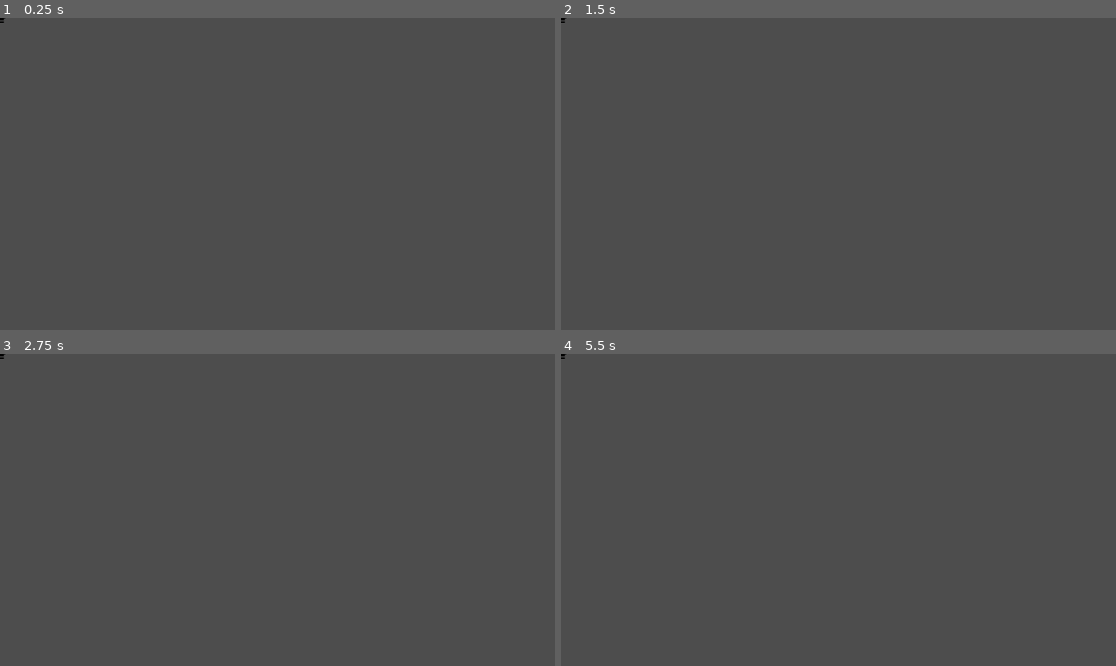
Above: before the commit, frames 1-4 (two rows, left to right).
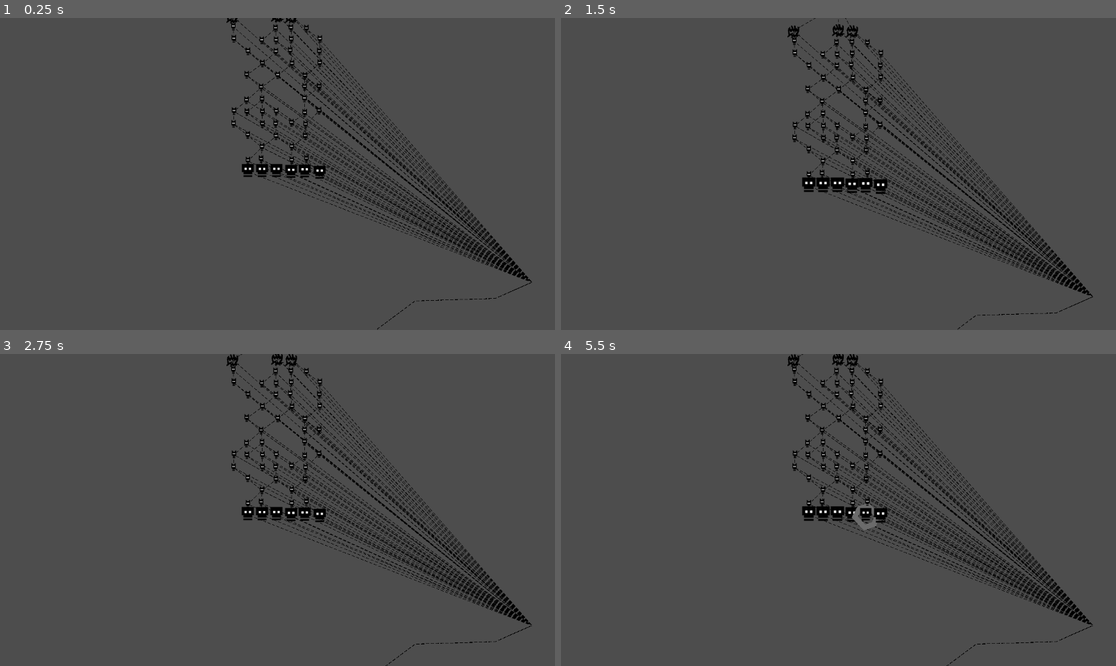
Above: after the commit, the same moments.

Repository: Ron-Sungcang/GameJam2026
Game: Godot game, scene res://scenes/maps/map.tscn
Two runs of this game, one before a commit and one after it. Both use one fixed random seed, a clock stepped at 60 frames per second and the inputs below. Before the commit the project starts from res://scenes/maps/icon_room.tscn.
Inputs (mouse positions are in pixels of both pictures, inside the frame that each line leads up to):
- Up to frame 1 (0.25 s): no input
- Up to frame 2 (1.5 s): move the mouse to (960, 158) at 0.52 s; hold Mouse wheel down (scroll_down, bound only after the commit) 0.53-1.28 s; click (960, 158) at 0.67 s; tap Mouse wheel up (scroll_up, bound only after the commit) at 0.8, 1.35 s; move the mouse to (727, 189) at 1.27 s; click (727, 189) at 1.42 s
- Up to frame 3 (2.75 s): tap Mouse wheel down (scroll_down, bound only after the commit) at 1.55 s; move the mouse to (333, 441) at 2.02 s; hold Mouse wheel down (scroll_down, bound only after the commit) from 2.03 s (still down); click (333, 441) at 2.17 s; tap Mouse wheel up (scroll_up, bound only after the commit) at 2.3 s
- Up to frame 4 (5.5 s): move the mouse to (810, 572) at 2.77 s; release Mouse wheel down (scroll_down, bound only after the commit) at 2.78 s; tap Mouse wheel up (scroll_up, bound only after the commit) at 2.85, 3.8, 4.35, 5.3 s; click (810, 572) at 2.92 s; tap Mouse wheel down (scroll_down, bound only after the commit) at 3.05, 4.55 s; move the mouse to (1005, 556) at 3.52 s; hold Mouse wheel down (scroll_down, bound only after the commit) 3.53-4.28 s; click (1005, 556) at 3.67 s; move the mouse to (672, 463) at 4.27 s; click (672, 463) at 4.42 s; move the mouse to (866, 510) at 5.02 s; hold Mouse wheel down (scroll_down, bound only after the commit) from 5.03 s (still down); click (866, 510) at 5.17 s

The runs differ from the first frame. In frame 1, 4.9% of the frame differs, in the area x 0-96%, y 0-100%; in frame 2, 5.1%; in frame 3, 5.0%; in frame 4, 5.1%.

Commit message:
map being made now, still have to debug visuals

Diff:
--- a/project.godot
+++ b/project.godot
@@ -11,10 +11,23 @@
 [application]
 
 config/name="gamejam"
-run/main_scene="uid://bbkxxsmjnpyji"
+run/main_scene="uid://dtea6if57xmmg"
 config/features=PackedStringArray("4.5", "Forward Plus")
 config/icon="res://assets/icon.svg"
 
 [dotnet]
 
 project/assembly_name="gamejam"
+
+[input]
+
+scroll_up={
+"deadzone": 0.2,
+"events": [Object(InputEventMouseButton,"resource_local_to_scene":false,"resource_name":"","device":-1,"window_id":0,"alt_pressed":false,"shift_pressed":false,"ctrl_pressed":false,"meta_pressed":false,"button_mask":0,"position":Vector2(0, 0),"global_position":Vector2(0, 0),"factor":1.0,"button_index":4,"canceled":false,"pressed":false,"double_click":false,"script":null)
+]
+}
+scroll_down={
+"deadzone": 0.2,
+"events": [Object(InputEventMouseButton,"resource_local_to_scene":false,"resource_name":"","device":-1,"window_id":0,"alt_pressed":false,"shift_pressed":false,"ctrl_pressed":false,"meta_pressed":false,"button_mask":0,"position":Vector2(0, 0),"global_position":Vector2(0, 0),"factor":1.0,"button_index":5,"canceled":false,"pressed":false,"double_click":false,"script":null)
+]
+}
--- a/scenes/map_icons.tscn
+++ /dev/null
@@ -1,11 +0,0 @@
-[gd_scene load_steps=3 format=3 uid="uid://dtea6if57xmmg"]
-
-[ext_resource type="PackedScene" uid="uid://bbkxxsmjnpyji" path="res://scenes/maps/icon_room.tscn" id="2_6ohjk"]
-[ext_resource type="Script" uid="uid://b1ect4mmlen32" path="res://scripts/map/map_generator.gd" id="3_t6y1e"]
-
-[node name="map_icons" type="Node2D"]
-
-[node name="mapGenerator" type="Node2D" parent="."]
-script = ExtResource("3_t6y1e")
-
-[node name="IconRoom" parent="." instance=ExtResource("2_6ohjk")]
--- a/scenes/maps/MapIcon.gd
+++ /dev/null
@@ -1,11 +0,0 @@
-extends Node2D
-
-
-# Called when the node enters the scene tree for the first time.
-func _ready() -> void:
-	pass # Replace with function body.
-
-
-# Called every frame. 'delta' is the elapsed time since the previous frame.
-func _process(delta: float) -> void:
-	pass
--- /dev/null
+++ b/scenes/maps/icon_connector.tscn
@@ -0,0 +1,9 @@
+[gd_scene load_steps=2 format=3 uid="uid://hr5lnx7sydr7"]
+
+[ext_resource type="Texture2D" uid="uid://c8g4lhhqhlv1o" path="res://assets/line.png" id="1_l4hiu"]
+
+[node name="IconConnector" type="Line2D"]
+texture_repeat = 2
+points = PackedVector2Array(236, 377, 380, 270, 546, 265, 623, 231)
+texture = ExtResource("1_l4hiu")
+texture_mode = 1
--- /dev/null
+++ b/scenes/maps/map.tscn
@@ -0,0 +1,21 @@
+[gd_scene load_steps=3 format=3 uid="uid://dtea6if57xmmg"]
+
+[ext_resource type="Script" uid="uid://dpqsdx2u4xf34" path="res://scripts/map/Map.gd" id="1_ry644"]
+[ext_resource type="Script" uid="uid://b1ect4mmlen32" path="res://scripts/map/map_generator.gd" id="2_ce1uw"]
+
+[node name="map" type="Node2D"]
+script = ExtResource("1_ry644")
+
+[node name="Visual" type="Node2D" parent="."]
+
+[node name="Line" type="Node2D" parent="Visual"]
+unique_name_in_owner = true
+
+[node name="Icon" type="Node2D" parent="Visual"]
+unique_name_in_owner = true
+
+[node name="Camera2D" type="Camera2D" parent="."]
+offset = Vector2(580, 330)
+
+[node name="mapGenerator" type="Node" parent="."]
+script = ExtResource("2_ce1uw")
--- /dev/null
+++ b/scripts/map/Map.gd
@@ -0,0 +1,100 @@
+class_name Map
+extends Node2D
+
+const SCROLL_SPD := 15
+const MAP_ICON = preload("res://scenes/maps/icon_room.tscn")
+const MAP_CONNECTOR = preload("res://scenes/maps/icon_connector.tscn")
+
+@onready
+var map_generator: MapGenerator = $mapGenerator
+@onready
+var lines: Node2D = %Line
+@onready
+var icons: Node2D = %Icon
+@onready
+var visual: Node2D = $Visual
+@onready
+var camera: Camera2D = $Camera2D
+
+var map_array: Array[Array]
+var floors_climbed: int
+var last_room: MapIconInfo
+var camera_y: float
+
+func _ready() -> void:
+	camera_y = MapGenerator.Y_DIST * (MapGenerator.FLOORS - 1)
+
+	generate_new_map()
+	unlock_floor(0)
+
+func _input(event: InputEvent) -> void:
+	if event.is_action_pressed("scroll_up"):
+		camera.position.y -= SCROLL_SPD
+	elif event.is_action_pressed("scroll_down"):
+		camera.position.y += SCROLL_SPD
+	camera.position.y = clamp(camera.position.y, -camera_y, 0)
+
+func generate_new_map() -> void:
+	floors_climbed = 0
+	map_array = map_generator.generate_map()
+	create_map()
+
+func create_map() -> void:
+	for curr_floor in map_array:
+		for icon: MapIconInfo in curr_floor:
+			if icon.next_icons.size() > 0:
+				create_icon(icon)
+
+	# For the boss room
+	var middle := floori(MapGenerator.MAP_WIDTH/2.0)
+	create_icon(map_array[MapGenerator.FLOORS-1][middle])
+
+	var map_width_pixels := MapGenerator.X_DIST * (MapGenerator.MAP_WIDTH - 1)
+	visual.position.x = (get_viewport_rect().size.x - map_width_pixels) / 2
+	visual.position.y = get_viewport_rect().size.y / 2
+
+func unlock_floor(n: int = floors_climbed) -> void:
+	for map_icon: AreaIcon in icons.get_children():
+		if map_icon.room_icon.row == n:
+			map_icon.available = true
+
+func unlock_next_icons() -> void:
+	for map_icon: AreaIcon in icons.get_children():
+		if last_room.next_icons.has(map_icon.room_icon):
+			map_icon.available = true
+
+func show_map() -> void:
+	show()
+	camera.enabled = true
+
+func hide_map() -> void:
+	hide()
+	camera.enabled = false
+
+func create_icon(icon: MapIconInfo) -> void:
+	var new_icon := MAP_ICON.instantiate() as AreaIcon
+	icons.add_child(new_icon)
+	new_icon.room_icon = icon
+	new_icon.selected.connect(_on_map_room_selected)
+	connect_lines(icon)
+
+	if icon.selected and icon.row < floors_climbed:
+		new_icon.show_selected()
+
+func connect_lines(icon: MapIconInfo) -> void:
+	if icon.next_icons.is_empty():
+		return
+
+	for next: MapIconInfo in icon.next_icons:
+		var new_line := MAP_CONNECTOR.instantiate() as Line2D
+		new_line.add_point(icon.position)
+		new_line.add_point(next.position)
+		lines.add_child(new_line)
+
+func _on_map_room_selected(icon: MapIconInfo) -> void:
+	for map_icon: AreaIcon in icons.get_children():
+		if map_icon.room_icon.row == icon.row:
+			map_icon.available = false
+
+	last_room = icon
+	floors_climbed += 1
--- a/scripts/map/map_generator.gd
+++ b/scripts/map/map_generator.gd
@@ -1,5 +1,5 @@
 class_name MapGenerator
-extends Node2D
+extends Node
 
 const X_DIST := 30
 const Y_DIST := 25
Binary file added: assets/line.png
Not shown, added: assets/line.png.import
Renamed: scenes/maps/MapIcon.gd.uid -> scripts/map/Map.gd.uid
